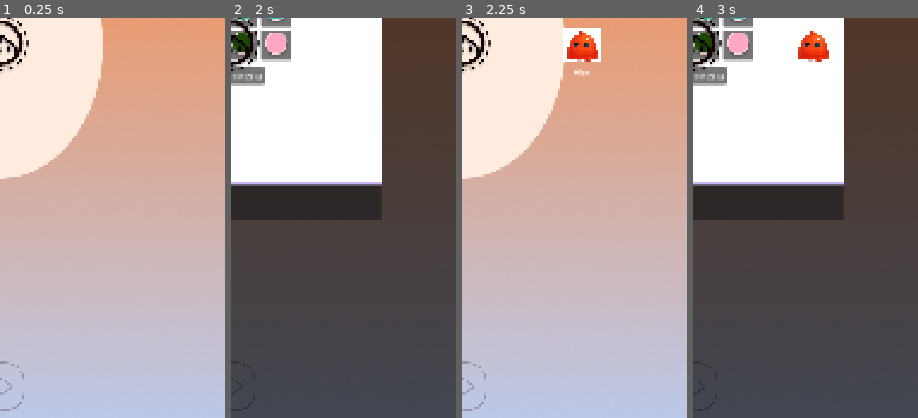
Above: before the commit, frames 1-4 (left to right).
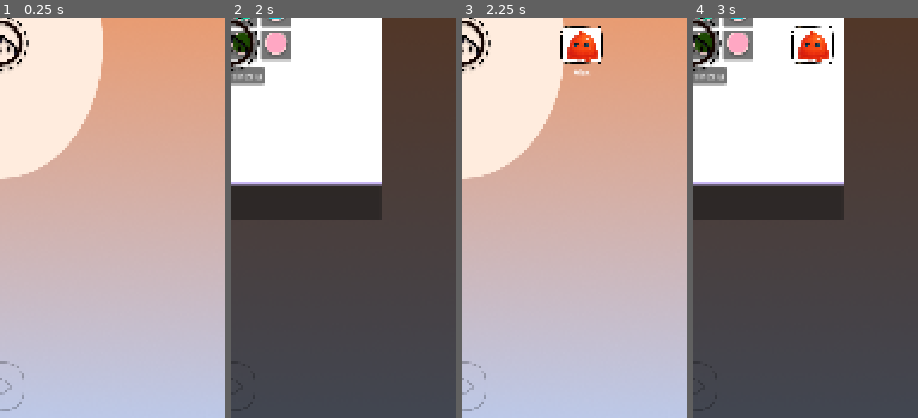
Above: after the commit, the same moments.

Repository: GGamezebo/GodBomb
Game: Godot game, scene res://main.tscn
The game is run twice, just before and just after one commit, with the same random seed, the same clock (stepped at 60 frames per second) and the same inputs.
Inputs (mouse positions are % of the whole screen's width and height, from its top left):
- Up to frame 1 (0.25 s): no input
- Up to frame 2 (2 s): click (50, 50) at 0.5 s; click (50, 42) at 1.27 s; type "Alex" at 1.35 s
- Up to frame 3 (2.25 s): click "OK" at 2 s
- Up to frame 4 (3 s): click (50, 50) at 2.75 s
The pictures show only the part of the screen within x 50-100%, y 47-97%; the shares and areas given below are measured in that part.

Frames 1-2 are identical in both runs. In frame 3, 0.3% of the frame differs, in the area x 43-63%, y 2-12%; in frame 4, 0.3%.

Commit message:
fix of swapping

Diff:
--- a/src/features/player_selection/player_icon.gd
+++ b/src/features/player_selection/player_icon.gd
@@ -15,6 +15,7 @@
 @export var name_label: Label
 @export var hold_time: float = 2.0
 @export var move_lerp_speed: float = 12.0
+@export var swap_activation_distance: float = 24.0
 
 var home_position: Vector2 = Vector2.ZERO
 var player_index: int = -1
@@ -80,12 +81,21 @@
 	return Rect2(global_position, size)
 
 
-func overlaps_icon(other: PlayerIcon) -> bool:
-	return get_world_rect().intersects(other.get_home_rect())
+func get_slime_center_global() -> Vector2:
+	if slime_rect and is_inside_tree():
+		return slime_rect.global_position + slime_rect.size * 0.5
+	return home_position
 
 
-func get_home_rect() -> Rect2:
-	return Rect2(_position_for_seat(home_position), size)
+func has_moved_for_swap() -> bool:
+	return get_slime_center_global().distance_to(home_position) >= swap_activation_distance
+
+
+func is_slime_over_seat(other: PlayerIcon, seat_size: Vector2) -> bool:
+	if other == self:
+		return false
+	var seat_rect := Rect2(other.home_position - seat_size * 0.5, seat_size)
+	return seat_rect.has_point(get_slime_center_global())
 
 
 func set_drag_state(state: DragState) -> void:
--- a/src/features/player_selection/player_selection_widget.gd
+++ b/src/features/player_selection/player_selection_widget.gd
@@ -19,7 +19,7 @@
 @export var remove_player_texture: Texture2D
 @export var min_players_for_remove: int = 1
 @export var table_radius_coeff: float = 0.45
-@export var chair_size: Vector2 = Vector2(80, 80)
+@export var chair_size: Vector2 = Vector2(100, 100)
 @export var chair_facing_offset: float = -PI * 0.5
 
 var _player_icons: Array[PlayerIcon] = []
@@ -186,9 +186,15 @@
 
 
 func _update_swap_preview(dragging: PlayerIcon) -> void:
+	if not dragging.has_moved_for_swap():
+		for other in _player_icons:
+			if other != dragging and other.swap_target == dragging:
+				other.cancel_swap_preview()
+		return
+
 	var overlap_target: PlayerIcon = null
 	for other in _player_icons:
-		if other != dragging and dragging.overlaps_icon(other):
+		if other != dragging and dragging.is_slime_over_seat(other, chair_size):
 			overlap_target = other
 			break
 
@@ -211,7 +217,7 @@
 		return
 
 	for other in _player_icons:
-		if other != icon and icon.overlaps_icon(other):
+		if other != icon and icon.has_moved_for_swap() and icon.is_slime_over_seat(other, chair_size):
 			for reset_icon in _player_icons:
 				if reset_icon != icon:
 					reset_icon.stop_motion()
